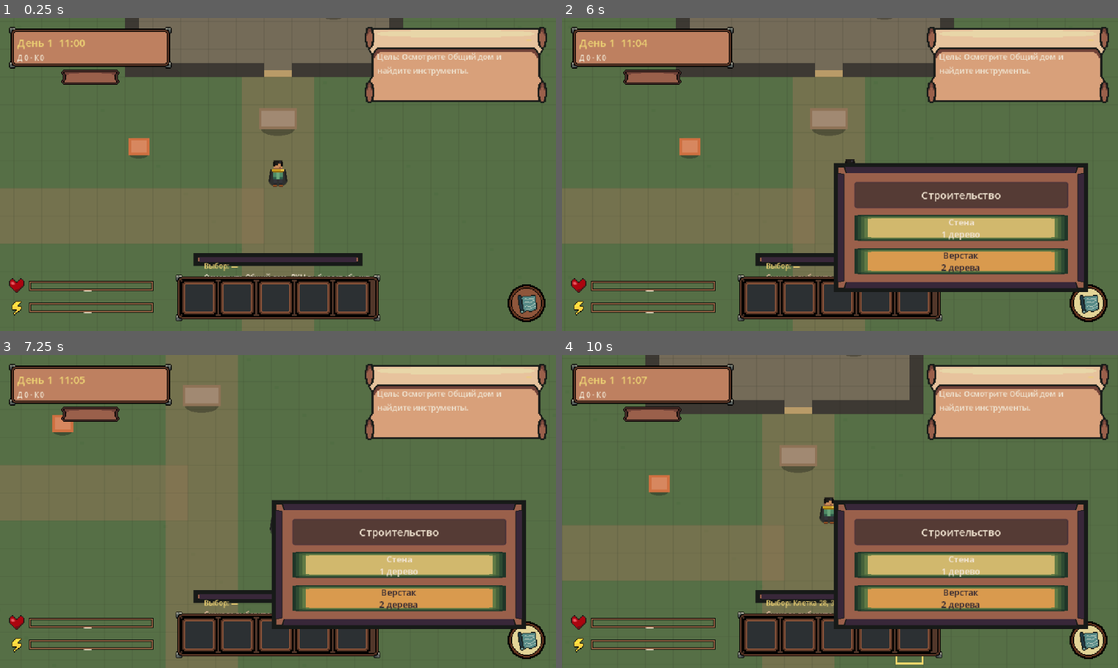
Above: before the commit, frames 1-4 (two rows, left to right).
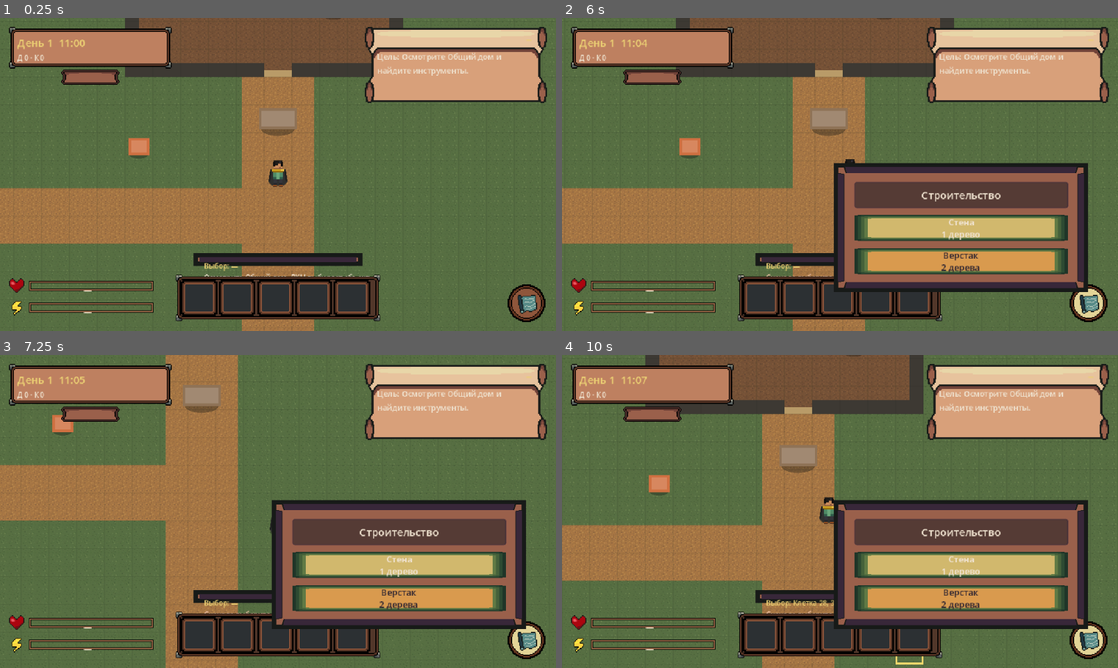
Above: after the commit, the same moments.

Repository: send-y/The_Last_Garden
Game: Godot game, scene res://src/main/main.tscn
Two runs of this game, one before a commit and one after it. Both use one fixed random seed, a clock stepped at 60 frames per second and the inputs below.
Inputs (mouse positions are in pixels of both pictures, inside the frame that each line leads up to):
- Up to frame 1 (0.25 s): no input
- Up to frame 2 (6 s): click "−" at 0.5 s; click "+" at 1.25 s; click (1090, 302) at 2 s; click "Строительство" at 2.75 s; click "Закончить строительство" at 3.5 s; click "Стена 1 дерево" at 4.25 s; click "Верстак 2 дерева" at 5 s; tap Enter at 5.75 s; move the mouse to (962, 158) at 5.77 s; hold D (move_right) from 5.78 s (still down); hold E (interact) from 5.78 s (still down); click (962, 158) at 5.92 s
- Up to frame 3 (7.25 s): move the mouse to (166, 527) at 6.52 s; release D (move_right) at 6.53 s; release E (interact) at 6.53 s; hold S (move_down) from 6.53 s (still down); tap E (interact) at 6.6 s
- Up to frame 4 (10 s): move the mouse to (895, 442) at 7.27 s; release S (move_down) at 7.28 s; hold D (move_right) 7.28-8.03 s; hold E (interact) 7.28-8.03 s; move the mouse to (812, 574) at 8.02 s; hold W (move_up) 8.03-8.78 s; tap E (interact) at 8.1, 9.6 s; click (812, 574) at 8.17 s; move the mouse to (1006, 558) at 8.77 s; hold E (interact) 8.78-9.53 s; hold A (move_left) from 8.78 s (still down); move the mouse to (673, 464) at 9.52 s

The runs differ from the first frame. In frame 1, 21% of the frame differs, in the area x 0-100%, y 0-100%; in frame 2, 19%; in frame 3, 16%; in frame 4, 19%.

Commit message:
Render ground textures across the map

Diff:
--- a/game/src/world/first_night_world.gd
+++ b/game/src/world/first_night_world.gd
@@ -18,6 +18,15 @@
 )
 const DroppedItemScene: PackedScene = preload(
 	"res://src/items/dropped_item.tscn"
+)
+const GRASS_TILE: Texture2D = preload(
+	"res://assets/sprites/tiles/ai_grass.png"
+)
+const DIRT_TILE: Texture2D = preload(
+	"res://assets/sprites/tiles/ai_dirt.png"
+)
+const ROAD_TILE: Texture2D = preload(
+	"res://assets/sprites/tiles/ai_road.png"
 )
 
 var _interactables: Array[InteractableView] = []
@@ -474,12 +483,11 @@
 func _draw() -> void:
 	var tile: float = float(Catalog.CELL_SIZE)
 	var map_pixels := Vector2(Catalog.MAP_SIZE * Catalog.CELL_SIZE)
-	draw_rect(Rect2(Vector2.ZERO, map_pixels), Color("566f46"))
-
-	for y: int in range(Catalog.MAP_SIZE.y):
-		for x: int in range(Catalog.MAP_SIZE.x):
-			if (x * 7 + y * 11) % 9 == 0:
-				draw_rect(Rect2(x * tile + 4.0, y * tile + 5.0, 4.0, 3.0), Color(0.30, 0.42, 0.25, 0.55))
+	draw_texture_rect(
+		GRASS_TILE,
+		Rect2(Vector2.ZERO, map_pixels),
+		true
+	)
 
 	var water_rect := Rect2(0.0, 20.0 * tile, 7.5 * tile, 15.0 * tile)
 	draw_rect(water_rect, Color("356c79"))
@@ -493,7 +501,11 @@
 		Vector2(7.0 * tile, 35.0 * tile),
 	]), Color("b39a69"))
 
-	draw_rect(Rect2(19.0 * tile, 17.0 * tile, 10.0 * tile, 9.0 * tile), Color("746b58"))
+	draw_texture_rect(
+		DIRT_TILE,
+		Rect2(19.0 * tile, 17.0 * tile, 10.0 * tile, 9.0 * tile),
+		true
+	)
 	draw_rect(Rect2(19.0 * tile, 17.0 * tile, 10.0 * tile, 16.0), Color("3d3933"))
 	draw_rect(Rect2(19.0 * tile, 17.0 * tile, 16.0, 9.0 * tile), Color("3d3933"))
 	draw_rect(Rect2(29.0 * tile - 16.0, 17.0 * tile, 16.0, 9.0 * tile), Color("3d3933"))
@@ -501,9 +513,16 @@
 	draw_rect(Rect2(25.0 * tile, 26.0 * tile - 16.0, 4.0 * tile, 16.0), Color("3d3933"))
 	draw_rect(Rect2(24.0 * tile, 26.0 * tile - 8.0, tile, 8.0), Color("b99b68"))
 
-	var road_color := Color(0.55, 0.46, 0.33, 0.55)
-	draw_rect(Rect2(23.2 * tile, 26.0 * tile, 2.6 * tile, 12.0 * tile), road_color)
-	draw_rect(Rect2(8.0 * tile, 30.0 * tile, 16.0 * tile, 2.0 * tile), road_color)
+	draw_texture_rect(
+		ROAD_TILE,
+		Rect2(23.2 * tile, 26.0 * tile, 2.6 * tile, 12.0 * tile),
+		true
+	)
+	draw_texture_rect(
+		ROAD_TILE,
+		Rect2(8.0 * tile, 30.0 * tile, 16.0 * tile, 2.0 * tile),
+		true
+	)
 
 	var grid_color := Color(0.12, 0.16, 0.11, 0.10)
 	for x_line: int in range(Catalog.MAP_SIZE.x + 1):
